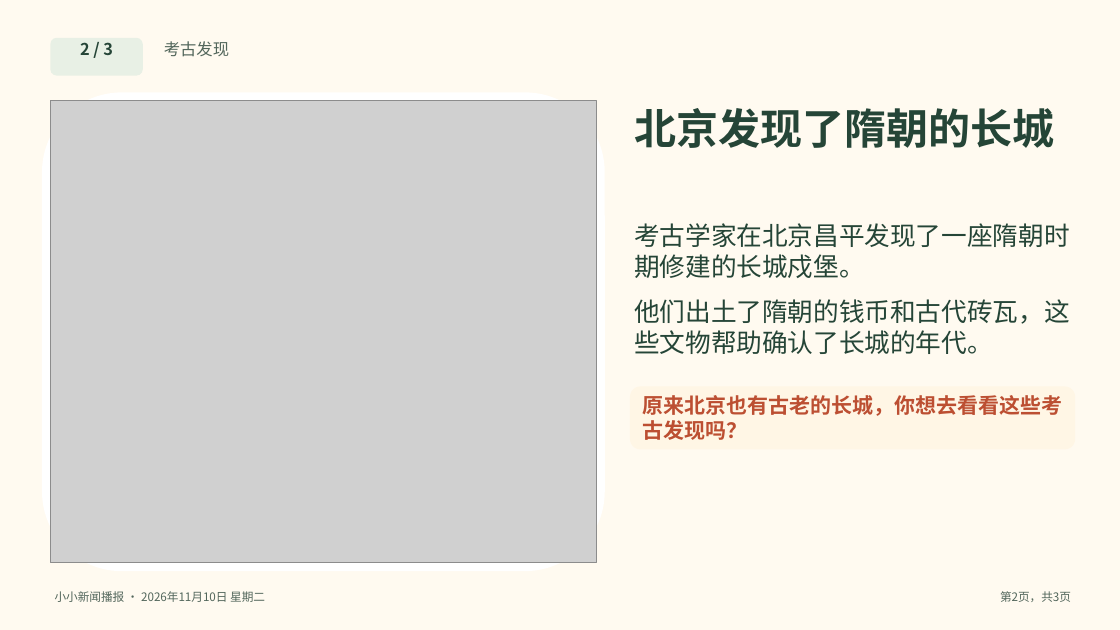
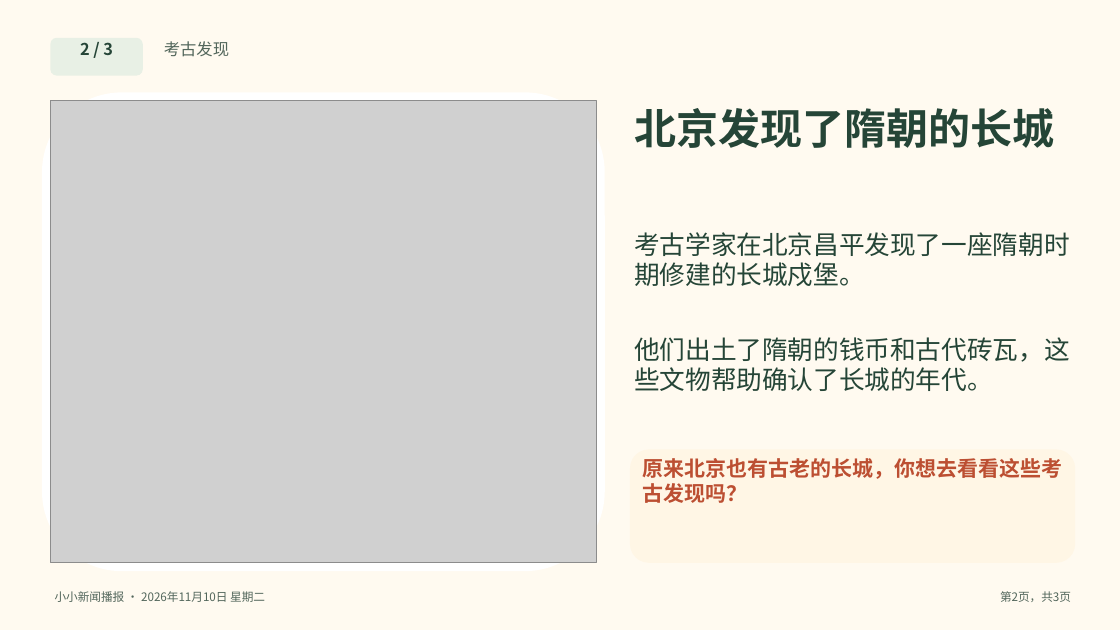
Before and after one commit to solomonhe-hgx/daily-news, a slide deck: slide 2 of daily-news/2026-11-10/今日新闻-2026-11-10.pptx. Drawn at 1120x630 pixels with LibreOffice and Linux fonts; fonts in the diff are those of the drawing; grey boxes stand for pictures. Boxes give left, top, right and bottom in pixels: in the first picture for what was removed or moved away, otherwise in the second. Text is boxed around its words. In the diff, an @@ line names an element or a change of style, - is before the commit and + after.

```diff
--- a/daily-news/2026-11-10/今日新闻-2026-11-10.pptx
+++ b/daily-news/2026-11-10/今日新闻-2026-11-10.pptx
@@ text "考古学家在北京昌平发现了一座隋朝时期修建的长城戍堡。": place and size @@
-text "考古学家在北京昌平发现了一座隋朝时期修建的长城戍堡。" at [634,223,1070,278]
+text "考古学家在北京昌平发现了一座隋朝时期修建的长城戍堡。" at [634,232,1070,286]
@@ text "他们出土了隋朝的钱币和古代砖瓦，这些文物帮助确认了长城的年代。": place and size @@
-text "他们出土了隋朝的钱币和古代砖瓦，这些文物帮助确认了长城的年代。" at [634,299,1070,354]
+text "他们出土了隋朝的钱币和古代砖瓦，这些文物帮助确认了长城的年代。" at [634,337,1070,391]
@@ rounded rectangle: place and size @@
-rounded rectangle at [630,386,1075,450]
+rounded rectangle at [630,450,1075,563]
@@ text "原来北京也有古老的长城，你想去看看这些考古发现吗？": place and size @@
-text "原来北京也有古老的长城，你想去看看这些考古发现吗？" at [643,395,1063,440]
+text "原来北京也有古老的长城，你想去看看这些考古发现吗？" at [643,458,1063,503]
```
Also in this commit, not shown: 2 other slides changed, 6 other files.
